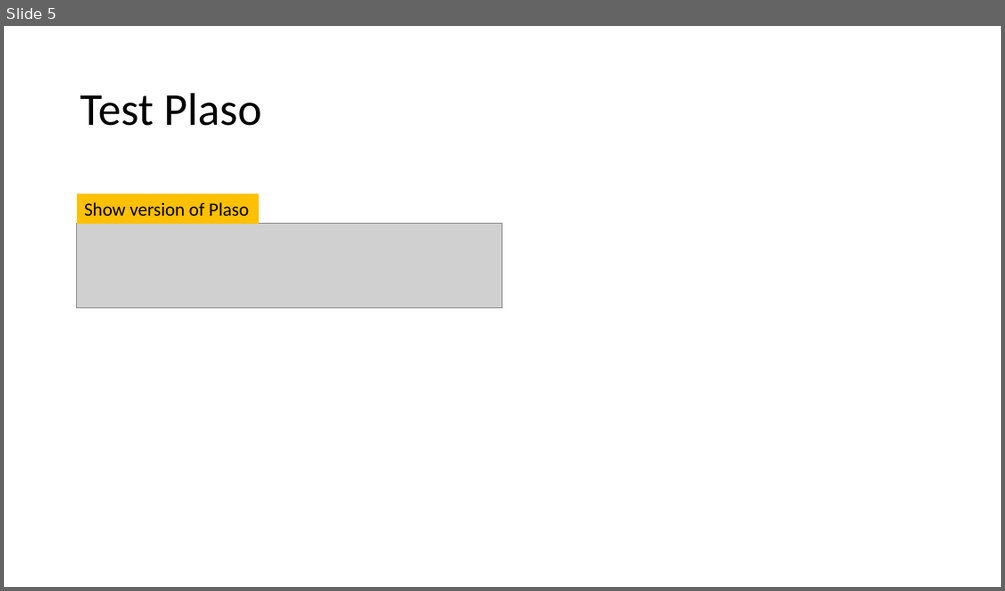
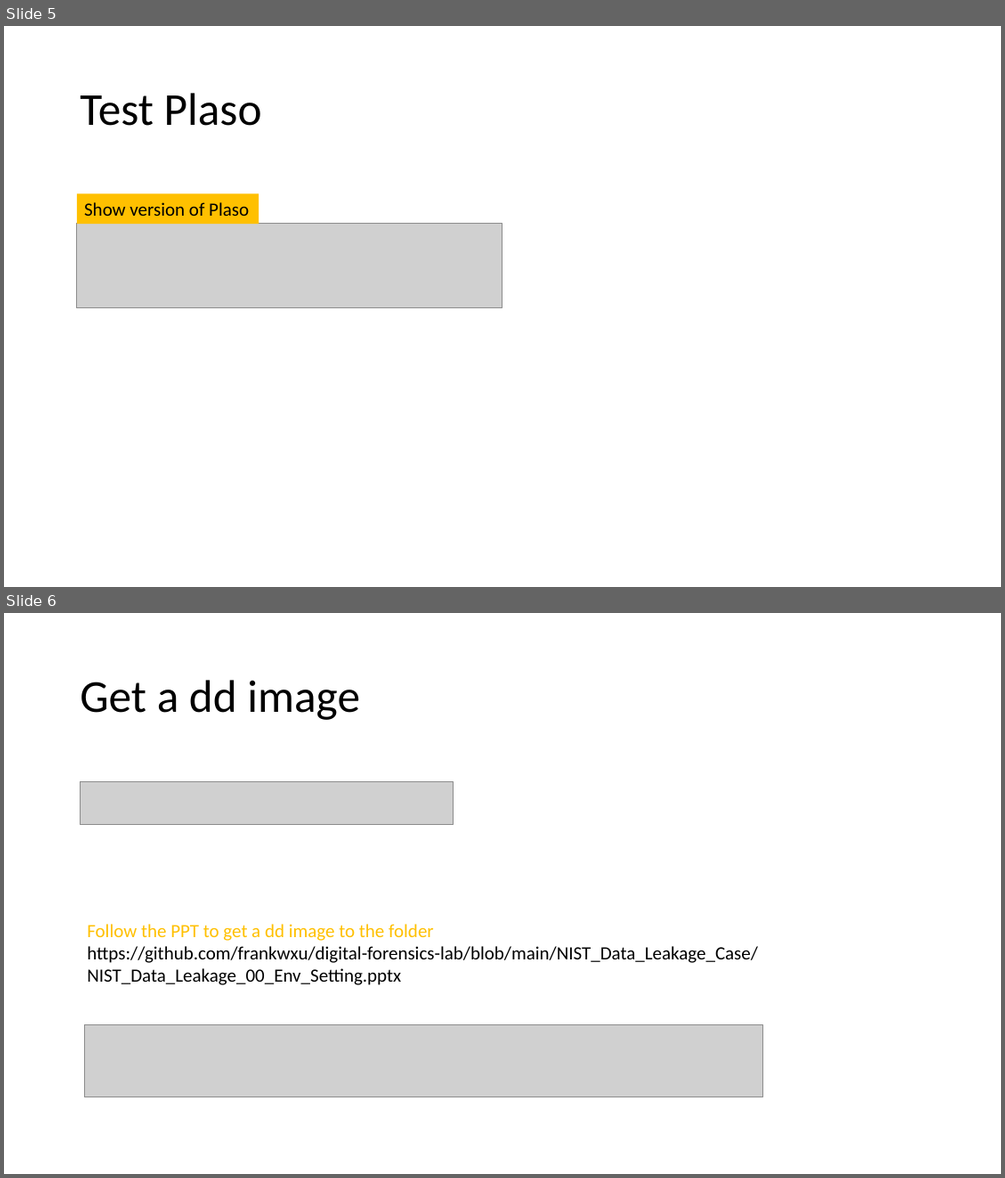
Before and after one commit to frankwxu/digital-forensics-lab, a slide deck: NIST_Data_Leakage_Case/py_version/10_list_partitions.pptx. Shown one above the other, each under a label of ours: slide 5 before the commit, slides 5 and 6 after it. The pictures are 1005x591 and 1005x1178 pixels, drawn with LibreOffice and Linux fonts; fonts in the diff are those of the drawing; grey boxes stand for pictures; background and template pictures are left out. Boxes give left, top, right and bottom in pixels: in the first picture for what was removed or moved away, otherwise in the second. Text is boxed around its words. In the diff, an @@ line names an element or a change of style, - is before the commit and + after.

```diff
--- a/NIST_Data_Leakage_Case/py_version/10_list_partitions.pptx
+++ b/NIST_Data_Leakage_Case/py_version/10_list_partitions.pptx
@@ slide 6 added at (x1=4, y1=613, x2=1001, y2=1174), background #FFFFFF @@
@@ title added at (x1=80, y1=680, x2=360, y2=720), 44 pt, text #000000 @@
+Get a dd image
@@ picture added at (x1=80, y1=781, x2=453, y2=824) @@
@@ text added at (x1=87, y1=924, x2=758, y2=985), 18 pt, text #000000 @@
+Follow the PPT to get a dd image to the folder
+https://github.com/frankwxu/digital-forensics-lab/blob/main/NIST_Data_Leakage_Case/NIST_Data_Leakage_00_Env_Setting.pptx
@@ picture added at (x1=84, y1=1025, x2=763, y2=1097) @@
```
Also in this commit, not shown: 2 other slides added.
